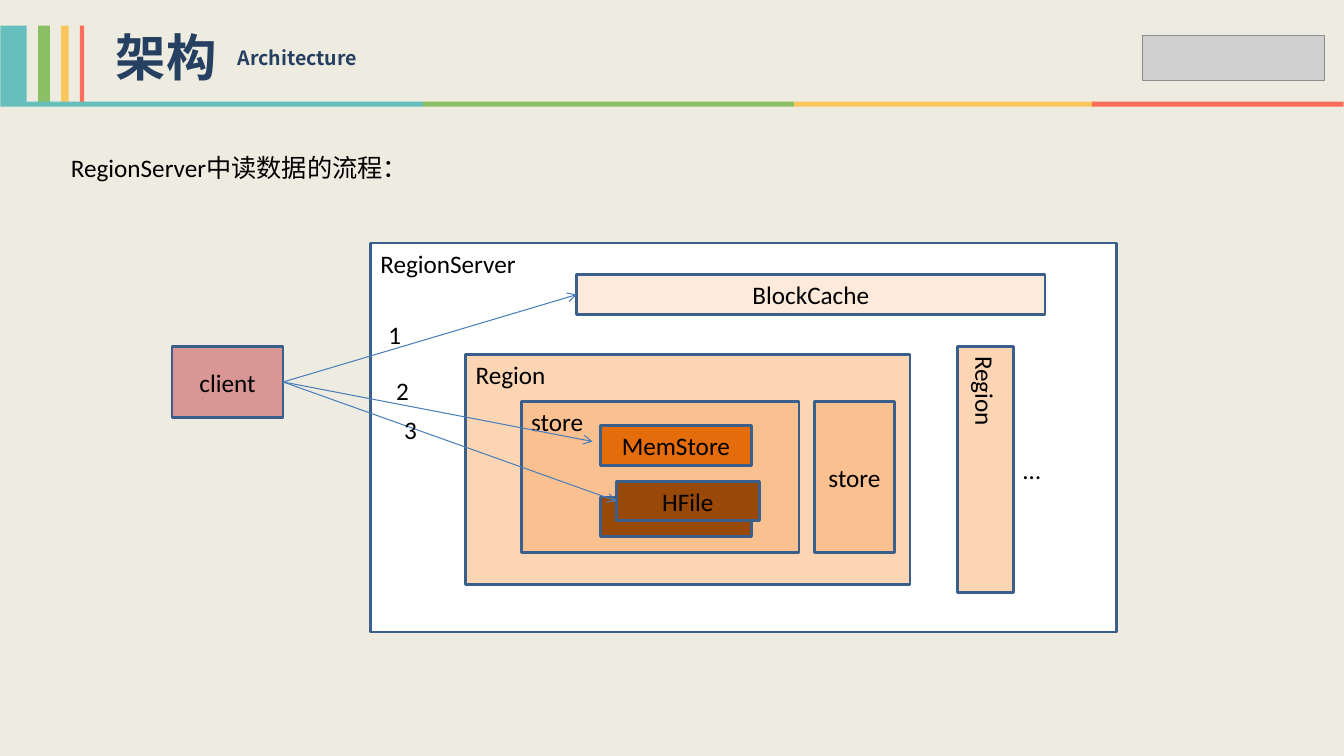
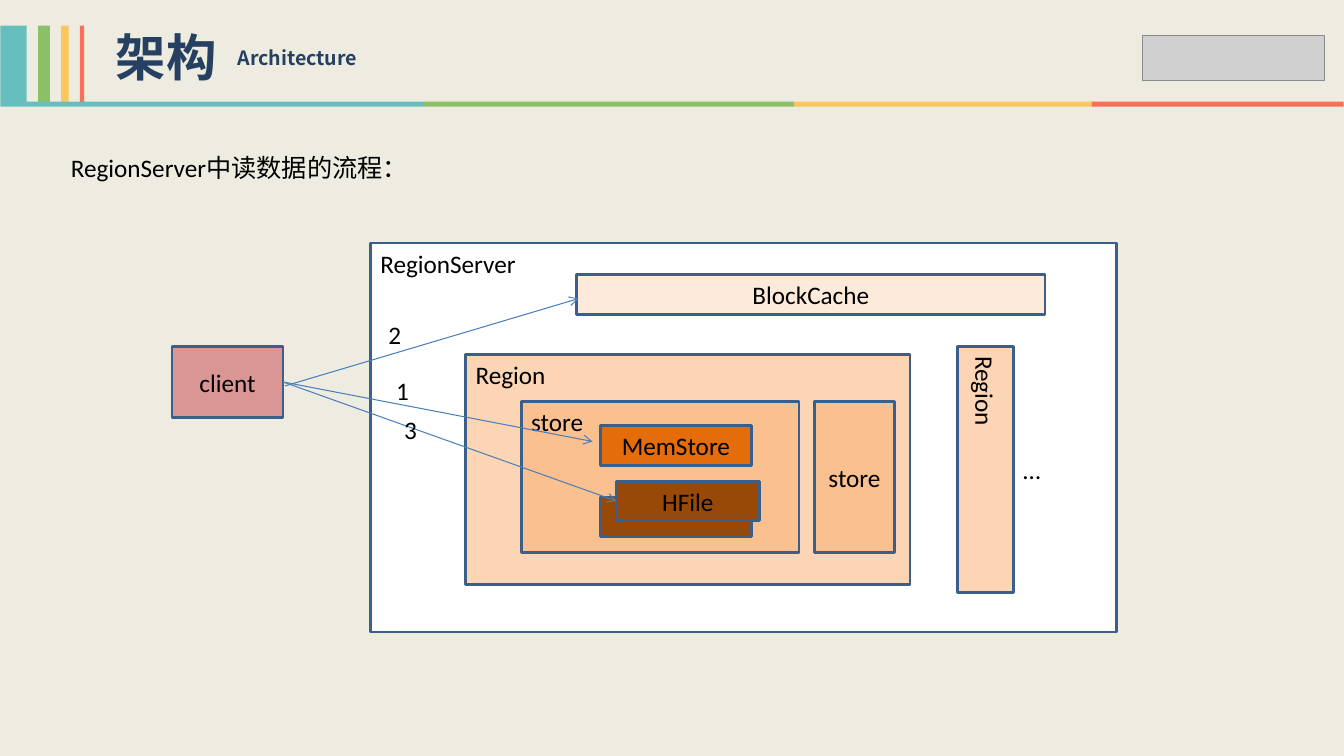
Before and after one commit to xiaoguoqiang/data, a slide deck: slide 11 of HBase技术分享-李强.pptx. Drawn at 1344x756 pixels with LibreOffice and Linux fonts; fonts in the diff are those of the drawing; grey boxes stand for pictures. Boxes give left, top, right and bottom in pixels: in the first picture for what was removed or moved away, otherwise in the second. Text is boxed around its words. In the diff, an @@ line names an element or a change of style, - is before the commit and + after.

```diff
--- a/HBase技术分享-李强.pptx
+++ b/HBase技术分享-李强.pptx
@@ arrow moved from (283, 382) - (576, 294) to (285, 386) - (578, 298) @@
@@ text "2" rewrapped from [396, 383, 409, 406] to [388, 327, 401, 344] @@
@@ text "1": place and size @@
-text "1" at [388, 327, 401, 351]
+text "1" at [396, 383, 409, 406]
```
Also in this commit, not shown: 3 slides added.
